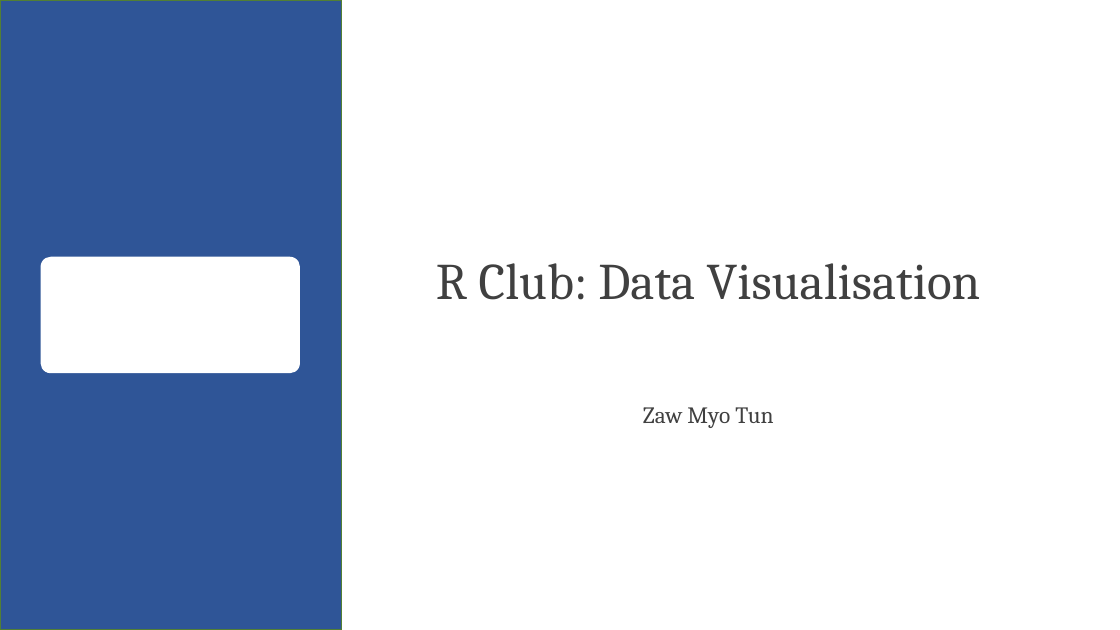
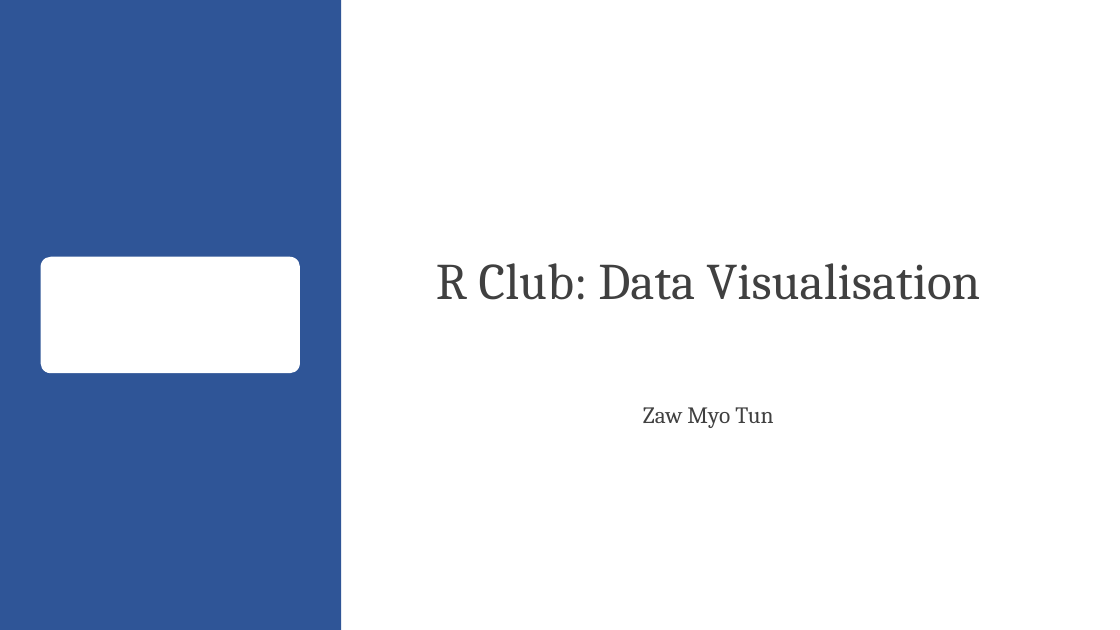
Before and after one commit to zawmtun/r_club, a slide deck: slide 1 of ex/04_data_visualisation.pptx. Drawn at 1120x630 pixels with LibreOffice and Linux fonts; fonts in the diff are those of the drawing; background and template pictures are left out. Boxes give left, top, right and bottom in pixels: in the first picture for what was removed or moved away, otherwise in the second. Text is boxed around its words. In the diff, an @@ line names an element or a change of style, - is before the commit and + after.

Commit message:
data viz QMD first draft complete

```diff
--- a/ex/04_data_visualisation.pptx
+++ b/ex/04_data_visualisation.pptx
@@ rectangle at box(0, 0, 341, 630): outline #538035 1 pt to none @@
```
Also in this commit, not shown: 10 other slides changed, 2 other files.
